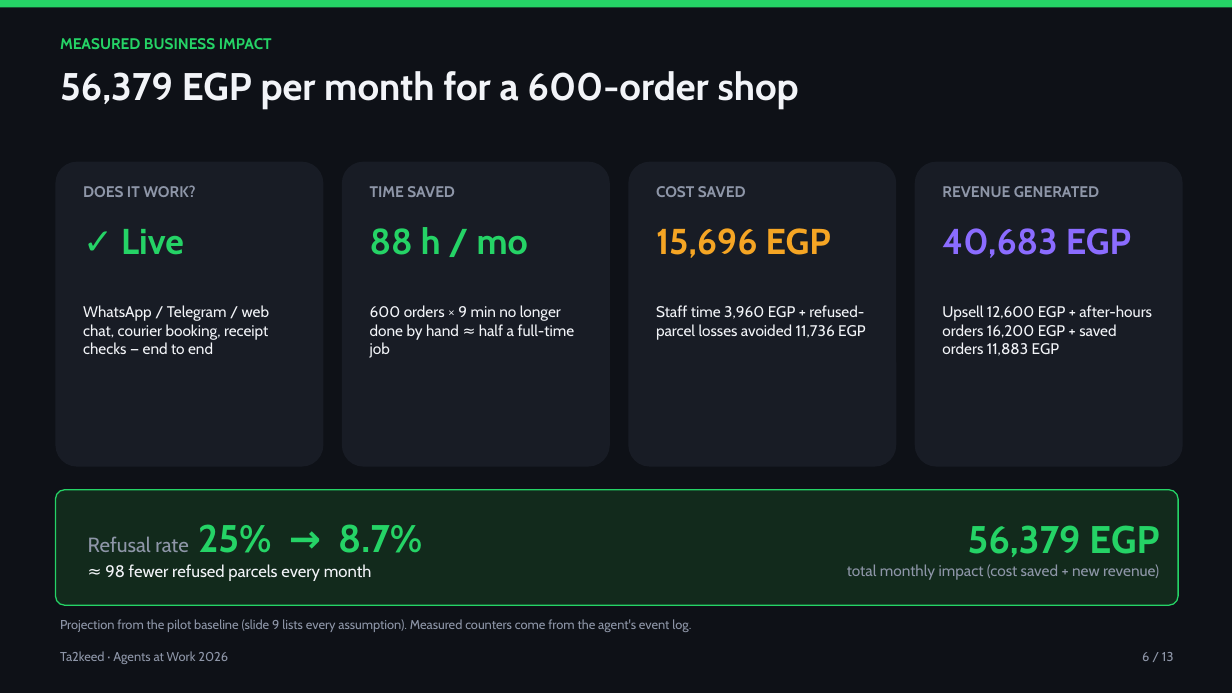
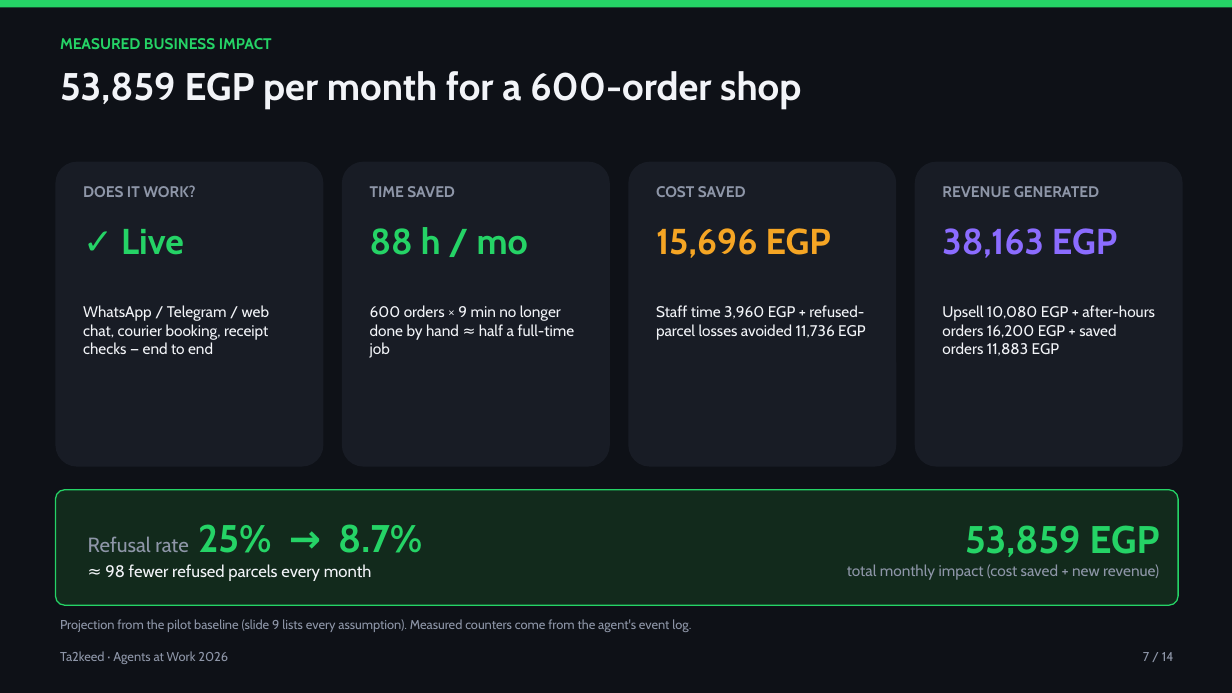
Before and after one commit to MahmoudJimmey/Ta2keed, a slide deck: slide 7 of docs/Ta2keed-impact-slides.pptx (slide 6 before the commit). Drawn at 1232x693 pixels with LibreOffice and Linux fonts; fonts in the diff are those of the drawing. Boxes give left, top, right and bottom in pixels: in the first picture for what was removed or moved away, otherwise in the second. Text is boxed around its words. In the diff, an @@ line names an element or a change of style, - is before the commit and + after.

```diff
--- a/docs/Ta2keed-impact-slides.pptx
+++ b/docs/Ta2keed-impact-slides.pptx
@@ text at (x1=60, y1=71, x2=801, y2=109): text changed @@
-56,379 EGP per month for a 600-order shop
+53,859 EGP per month for a 600-order shop
@@ text at (x1=942, y1=228, x2=1117, y2=258): text changed @@
-40,683 EGP
+38,163 EGP
@@ text at (x1=942, y1=305, x2=1155, y2=356): text changed @@
-Upsell 12,600 EGP + after-hours orders 16,200 EGP + saved orders 11,883 EGP
+Upsell 10,080 EGP + after-hours orders 16,200 EGP + saved orders 11,883 EGP
@@ text at (x1=965, y1=525, x2=1160, y2=557): text changed @@
-56,379 EGP
+53,859 EGP
@@ text at (x1=1143, y1=652, x2=1174, y2=661): text changed @@
-6 / 13
+7 / 14
```
Also in this commit, not shown: 12 other slides changed, 1 slide added, 27 other files.
